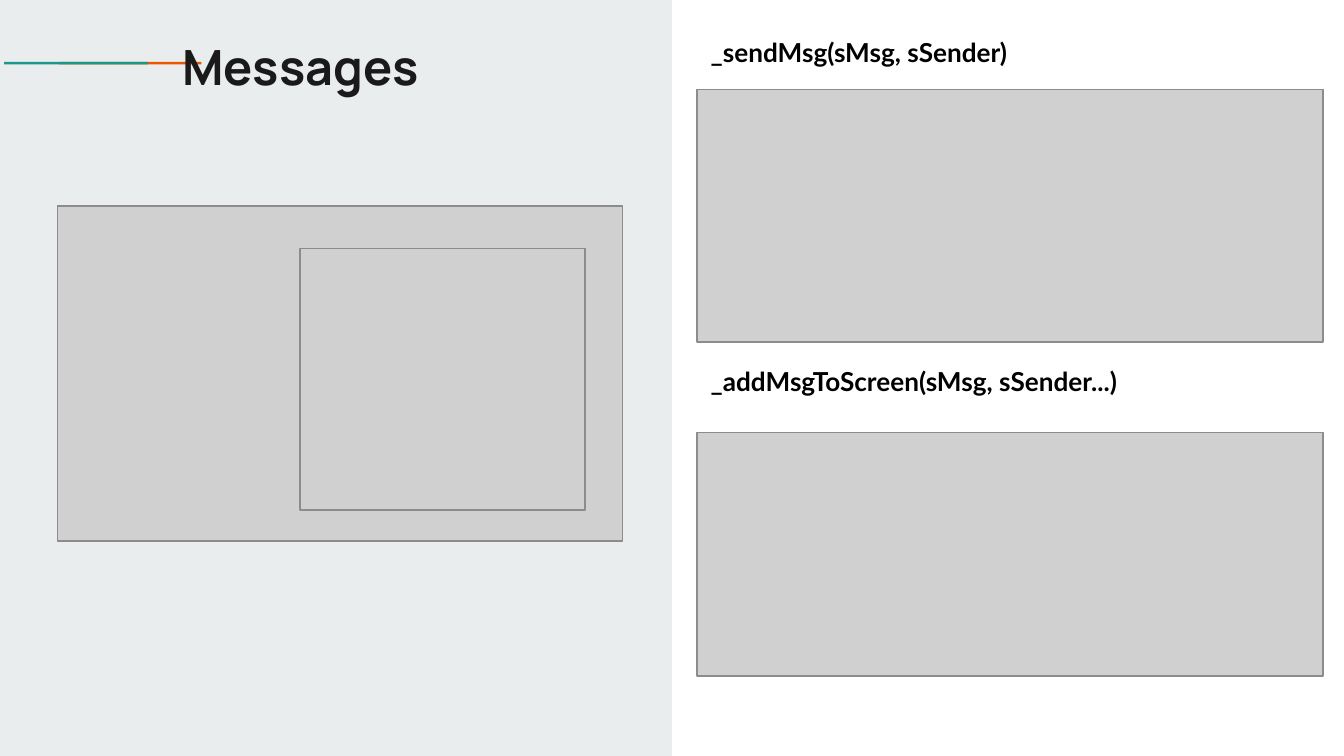
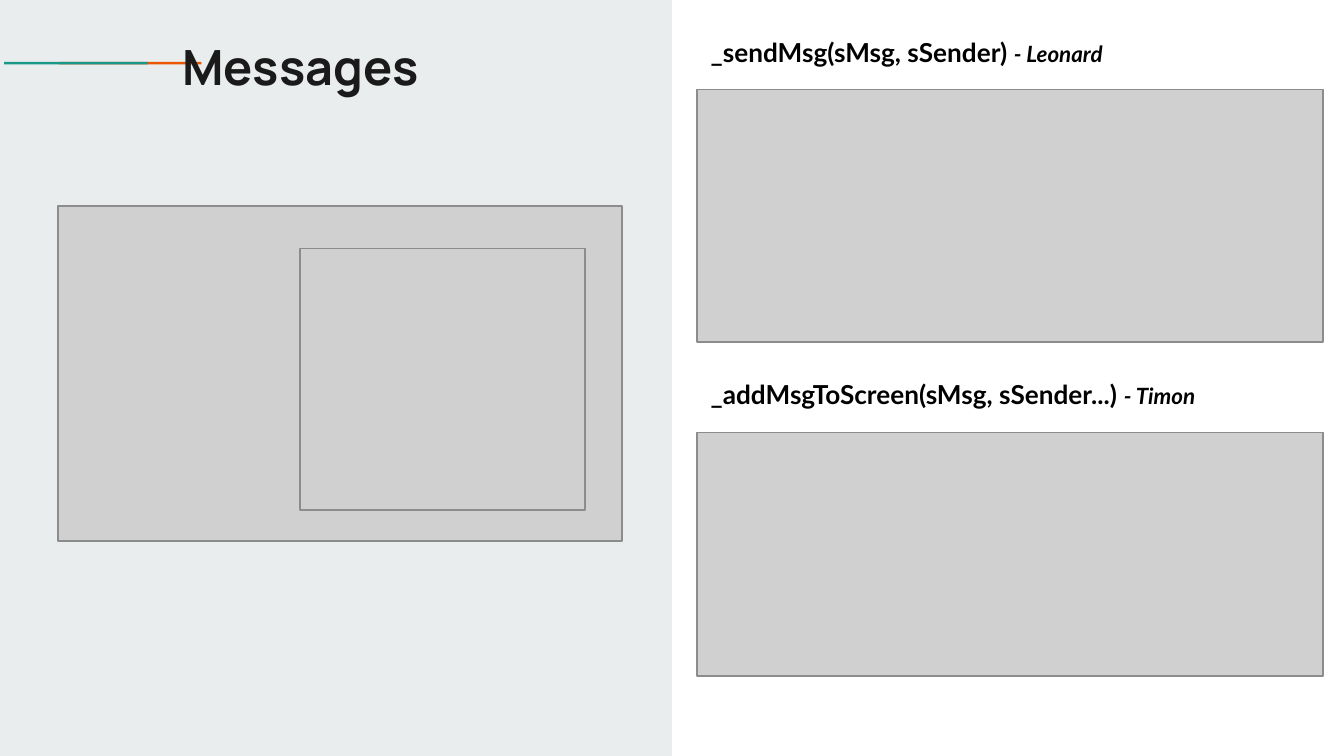
Before and after one commit to jantiegges/AWSys, a slide deck: slide 20 of HA 01/WhatsChat_1.pptx. Drawn at 1344x756 pixels with LibreOffice and Linux fonts; fonts in the diff are those of the drawing; grey boxes stand for pictures. Boxes give left, top, right and bottom in pixels: in the first picture for what was removed or moved away, otherwise in the second. Text is boxed around its words. In the diff, an @@ line names an element or a change of style, - is before the commit and + after.

```diff
--- a/HA 01/WhatsChat_1.pptx
+++ b/HA 01/WhatsChat_1.pptx
@@ text at [711, 41, 1102, 67]: text changed @@
-_sendMsg(sMsg, sSender)
+_sendMsg(sMsg, sSender) - Leonard
@@ text at [711, 383, 1195, 409]: text changed @@
-_addMsgToScreen(sMsg, sSender...)
+_addMsgToScreen(sMsg, sSender...) - Timon
```
Also in this commit, not shown: 18 other slides changed, 1 other file.
